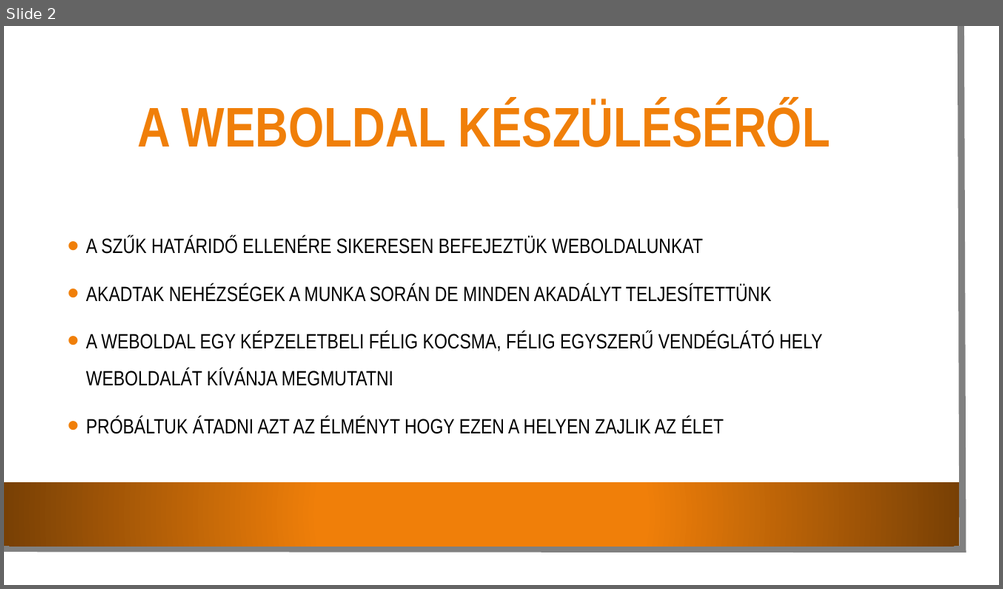
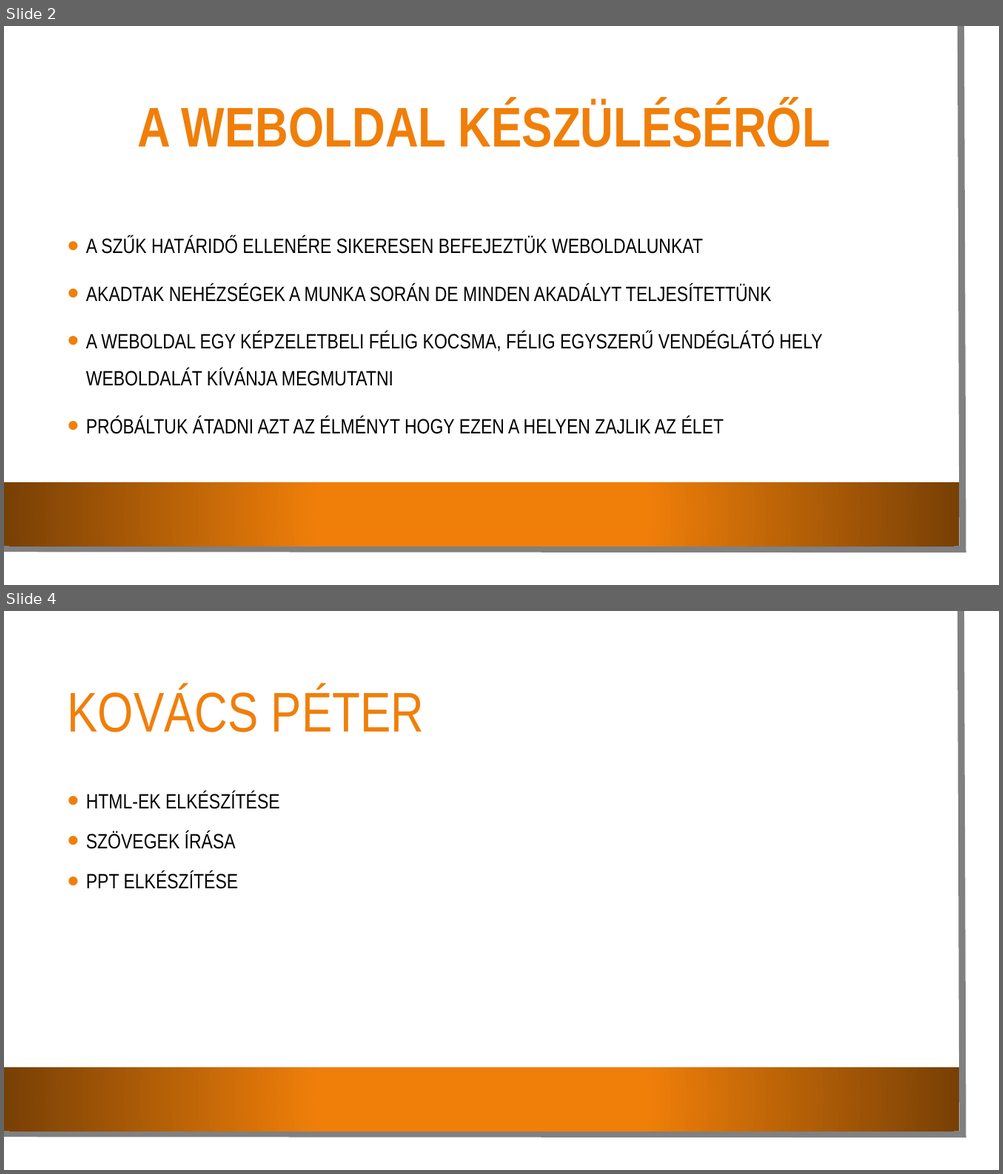
Before and after one commit to fazekasbotond3/IKT-project-Boti-Peti-, a slide deck: Tréfa Iszogató.pptx. Shown one above the other, each under a label of ours: slide 2 before the commit, slides 2 and 4 after it; the slides between them are not shown. The pictures are 1003x589 and 1003x1174 pixels, drawn with LibreOffice and Linux fonts; fonts in the diff are those of the drawing; background and template pictures are left out. Boxes give left, top, right and bottom in pixels: in the first picture for what was removed or moved away, otherwise in the second. Text is boxed around its words. In the diff, an @@ line names an element or a change of style, - is before the commit and + after.

```diff
--- a/Tréfa Iszogató.pptx
+++ b/Tréfa Iszogató.pptx
@@ slide 4 added at box(4, 611, 999, 1170), background picture (left out); not listed: 3 template elements that a slide beside it also shows @@
@@ title added at box(68, 686, 424, 732), 54 pt, text #F07F09 @@
+KOVÁCS PÉTER
@@ text added at box(86, 792, 280, 889), 20 pt, text #000000 @@
+• HTML-EK ELKÉSZÍTÉSE
+• SZÖVEGEK ÍRÁSA
+• PPT ELKÉSZÍTÉSE
```
Also in this commit, not shown: 1 slide changed, 1 other slide added.
